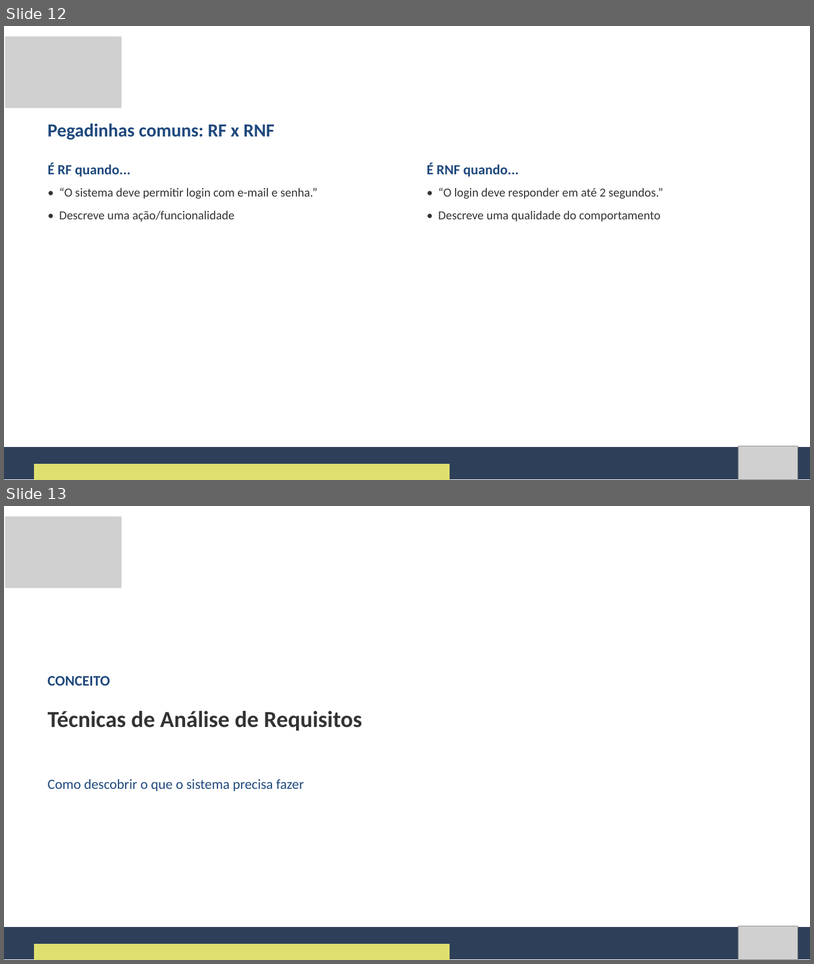
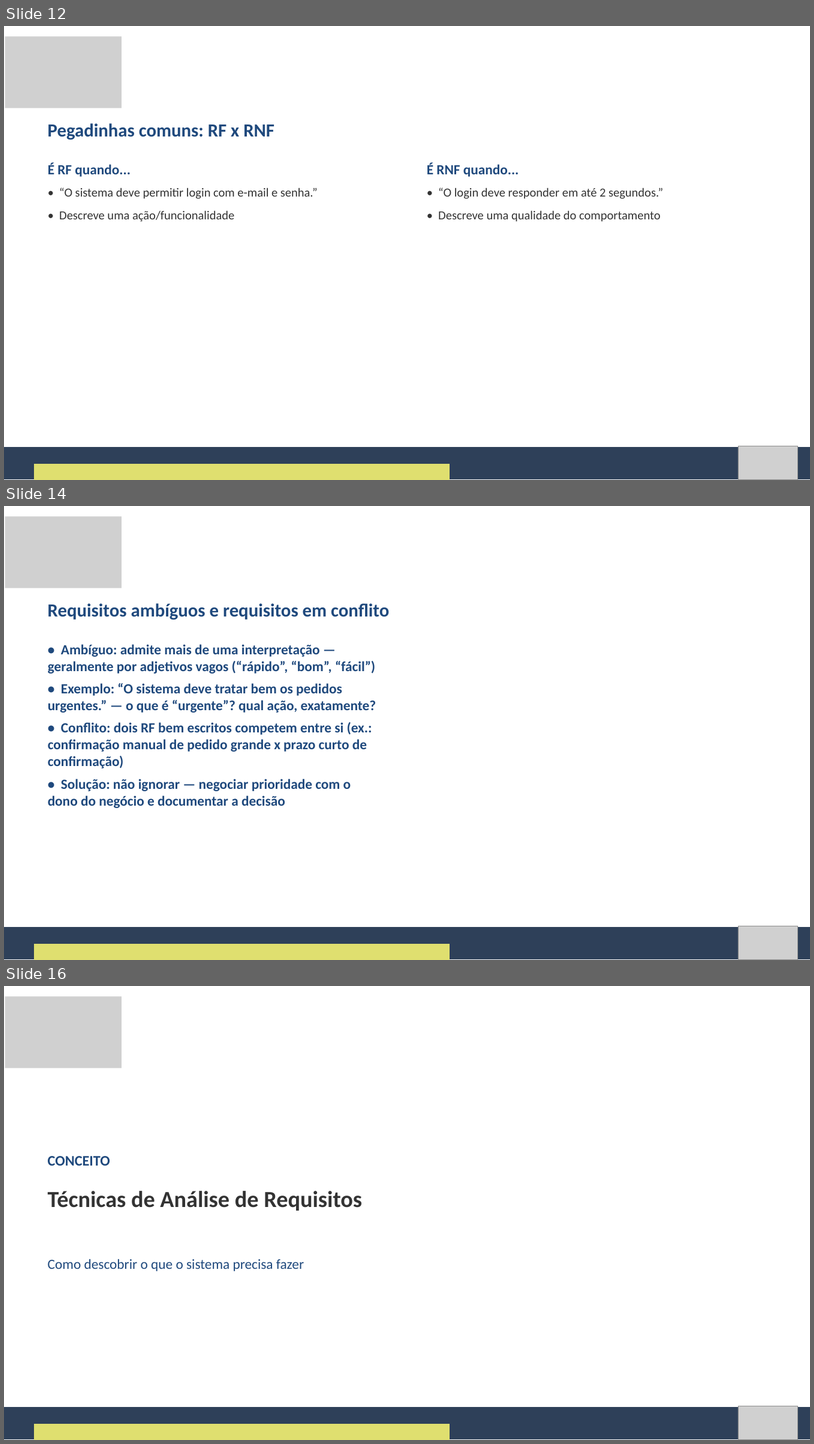
Before and after one commit to Natan20/Curso-Modelagem-De-Sistemas-Material, a slide deck: Aula 02 - 04-09-2026/Aula 2 - Slides.pptx. Shown one above the other, each under a label of ours: slides 12 and 13 before the commit, slides 12, 14 and 16 after it; the slides between them are not shown. The pictures are 814x964 and 814x1444 pixels, drawn with LibreOffice and Linux fonts; fonts in the diff are those of the drawing; grey boxes stand for pictures. Boxes give left, top, right and bottom in pixels: in the first picture for what was removed or moved away, otherwise in the second. Text is boxed around its words. In the diff, an @@ line names an element or a change of style, - is before the commit and + after.

Commit message:
Atualiza Aulas 1-2 com novos conteudos e restringe repo as Aulas 1-2
Aula 1: slides de correcao coletiva ampliada apos a atividade pratica.
Aula 2: novas secoes de ambiguidade/conflitos de requisitos e priorizacao
MoSCoW na apostila e nos slides, com material de reserva.

Remove do rastreamento as Aulas 3-21 (arquivos continuam no disco) para
adicionar aula a aula conforme forem finalizadas. Restaura o README.md.

```diff
--- a/Aula 02 - 04-09-2026/Aula 2 - Slides.pptx
+++ b/Aula 02 - 04-09-2026/Aula 2 - Slides.pptx
@@ slide 14 added at [4, 506, 810, 960], background #FFFFFF @@
@@ picture added at [5, 516, 122, 588] @@
@@ text added at [48, 603, 389, 620], 33 pt, text #1F497D, bold @@
+Requisitos ambíguos e requisitos em conflito
@@ text added at [48, 644, 377, 808], 25 pt, text #1F497D, bold @@
+• Ambíguo: admite mais de uma interpretação — geralmente por adjetivos vagos (“rápido”, “bom”, “fácil”)
+• Exemplo: “O sistema deve tratar bem os pedidos urgentes.” — o que é “urgente”? qual ação, exatamente?
+• Conflito: dois RF bem escritos competem entre si (ex.: confirmação manual de pedido grande x prazo curto de confirmação)
+• Solução: não ignorar — negociar prioridade com o dono do negócio e documentar a decisão
@@ freeform shape added at [4, 927, 810, 959], fill #2E4059 @@
@@ picture added at [738, 926, 798, 959] @@
@@ freeform shape added at [34, 943, 450, 960], fill #DFDF6F @@
@@ what was slide 13 is now slide 16 @@
```
Also in this commit, not shown: 5 slides changed, 9 other slides added, 59 other files.
